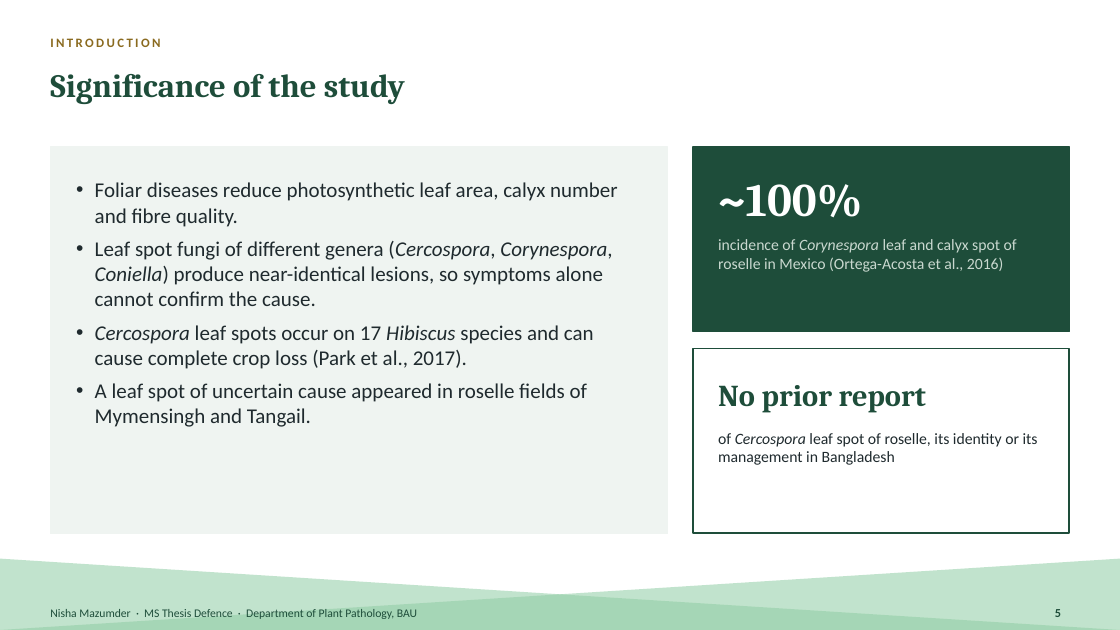
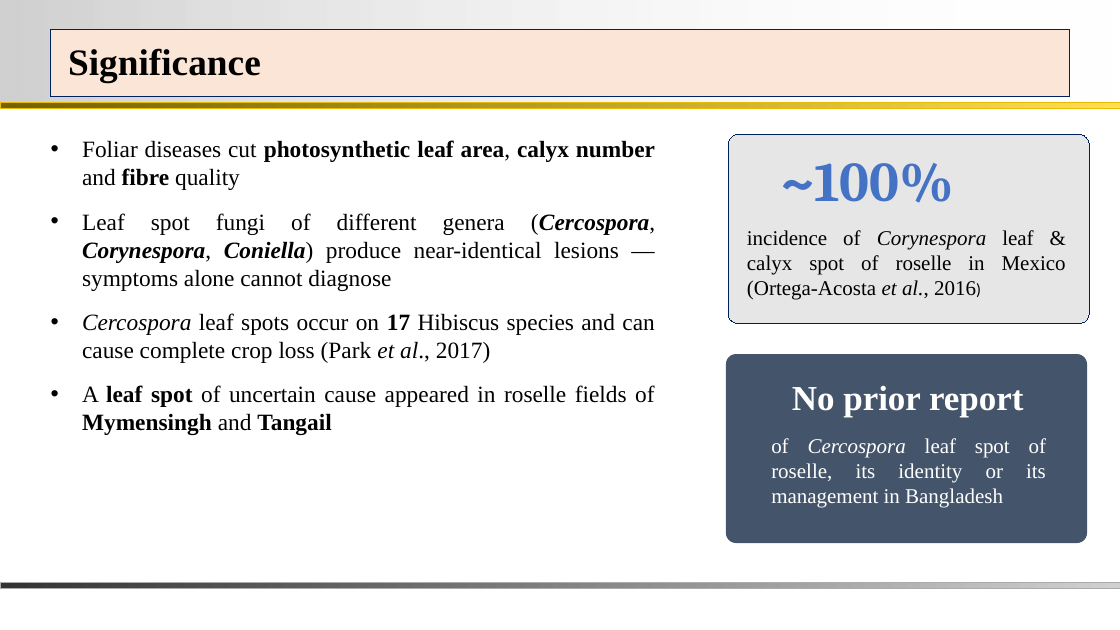
Before and after one commit to bipro-b/nm-documenents, a slide deck: slide 5 of docs/Nisha_MS_Thesis_Defence.pptx. Drawn at 1120x630 pixels with LibreOffice and Linux fonts; fonts in the diff are those of the drawing; background and template pictures are left out. Boxes give left, top, right and bottom in pixels: in the first picture for what was removed or moved away, otherwise in the second. Text is boxed around its words. In the diff, an @@ line names an element or a change of style, - is before the commit and + after.

```diff
--- a/docs/Nisha_MS_Thesis_Defence.pptx
+++ b/docs/Nisha_MS_Thesis_Defence.pptx
@@ rectangle added at (0,0,1120,103), fill gradient #D0D0D0 to #FFFFFF @@
@@ title added at (50,29,1070,97), fill #FBE5D6, outline #002060 0.75 pt, 32 pt, text #000000, bold @@
+Significance
@@ text removed at (50,38,160,47) @@
-INTRODUCTION
@@ text removed at (50,74,405,104) @@
-Significance of the study
@@ rectangle added at (0,103,1120,108), fill gradient #766000 to #FFDE53, outline #E8BC00 0.26 pt @@
@@ rectangle removed at (50,147,668,534) @@
@@ text at (82,140,655,435): text changed; size 18 to 20 pt; font Calibri to Times New Roman; text colour #1F2A2E to #000000 @@
-• Foliar diseases reduce photosynthetic leaf area, calyx number and fibre quality.
-• Leaf spot fungi of different genera (Cercospora, Corynespora, Coniella) produce near-identical lesions, so symptoms alone cannot confirm the cause.
-• Cercospora leaf spots occur on 17 Hibiscus species and can cause complete crop loss (Park et al., 2017).
-• A leaf spot of uncertain cause appeared in roselle fields of Mymensingh and Tangail.
+• Foliar diseases cut photosynthetic leaf area, calyx number and fibre quality
+• Leaf spot fungi of different genera (Cercospora, Corynespora, Coniella) produce near-identical lesions — symptoms alone cannot diagnose
+• Cercospora leaf spots occur on 17 Hibiscus species and can cause complete crop loss (Park et al., 2017)
+• A leaf spot of uncertain cause appeared in roselle fields of Mymensingh and Tangail
@@ rectangle removed at (693,147,1070,332) @@
@@ rounded rectangle added at (728,134,1090,323), fill #E7E6E6, outline #002060 0.75 pt @@
@@ text "~100%": place and size @@
-text "~100%" at (718,184,862,217)
+text "~100%" at (781,163,954,203)
@@ text "~100%" at (781,163,954,203): size 40 to 48 pt, text colour #FFFFFF to #4472C4 @@
@@ text at (747,230,1066,300): text changed; size 13.5 to 18 pt; font Calibri to Times New Roman; text colour #C9D8CF to #000000 @@
-incidence of Corynespora leaf and calyx spot of roselle in Mexico (Ortega-Acosta et al., 2016)
+incidence of Corynespora leaf & calyx spot of roselle in Mexico (Ortega-Acosta et al., 2016)
@@ rectangle removed at (693,349,1070,534) @@
@@ rounded rectangle added at (726,355,1087,544), fill #44546A @@
@@ text "No prior report": place and size @@
-text "No prior report" at (718,385,926,413)
+text "No prior report" at (792,386,1024,417)
@@ text "No prior report" at (792,386,1024,417): size 26 to 30 pt, font Cambria to Times New Roman, text colour #1E4D3A to #FFFFFF @@
@@ text "of Cercospora leaf spot of ...": place and size @@
-text "of Cercospora leaf spot of ..." at (718,433,1038,465)
+text "of Cercospora leaf spot of ..." at (771,438,1046,508)
@@ text "of Cercospora leaf spot of ..." at (771,438,1046,508): size 13.5 to 18 pt, font Calibri to Times New Roman, text colour #1F2A2E to #FFFFFF; alignment left to justified; vertical alignment top to middle @@
@@ right triangle removed at (0,559,1120,630) @@
@@ right triangle removed at (0,559,1120,630) @@
@@ rectangle added at (0,582,1120,588), fill gradient #333333 to #D0D0D0, outline #ABABAB 0.26 pt @@
@@ text removed at (50,609,417,619) @@
-Nisha Mazumder · MS Thesis Defence · Department of Plant Pathology, BAU
@@ page number removed at (1055,609,1061,617) @@
-5
```
Also in this commit, not shown: 30 other slides changed, 6 slides added, 7 slides removed, 1 other file.
